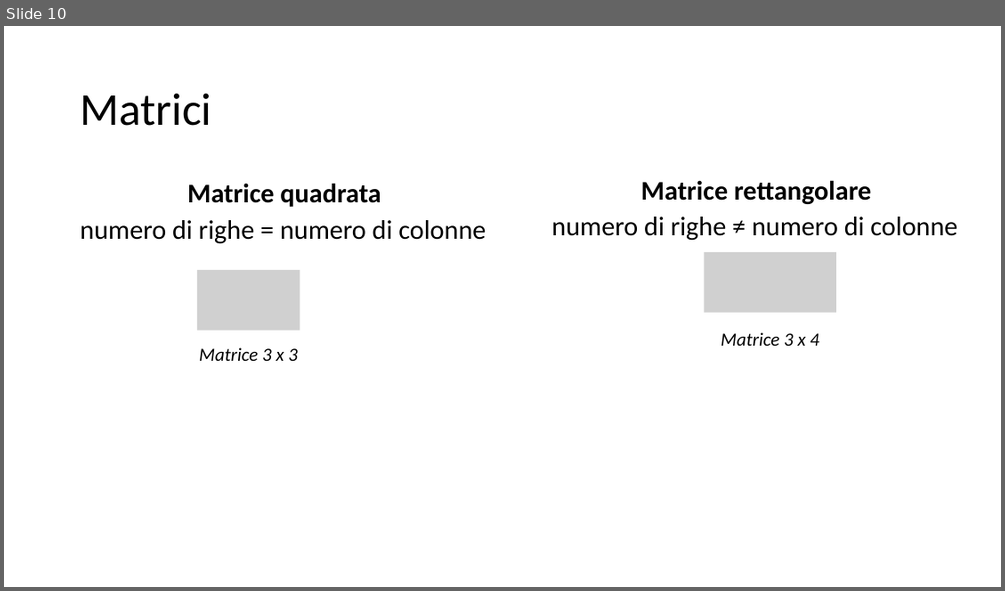
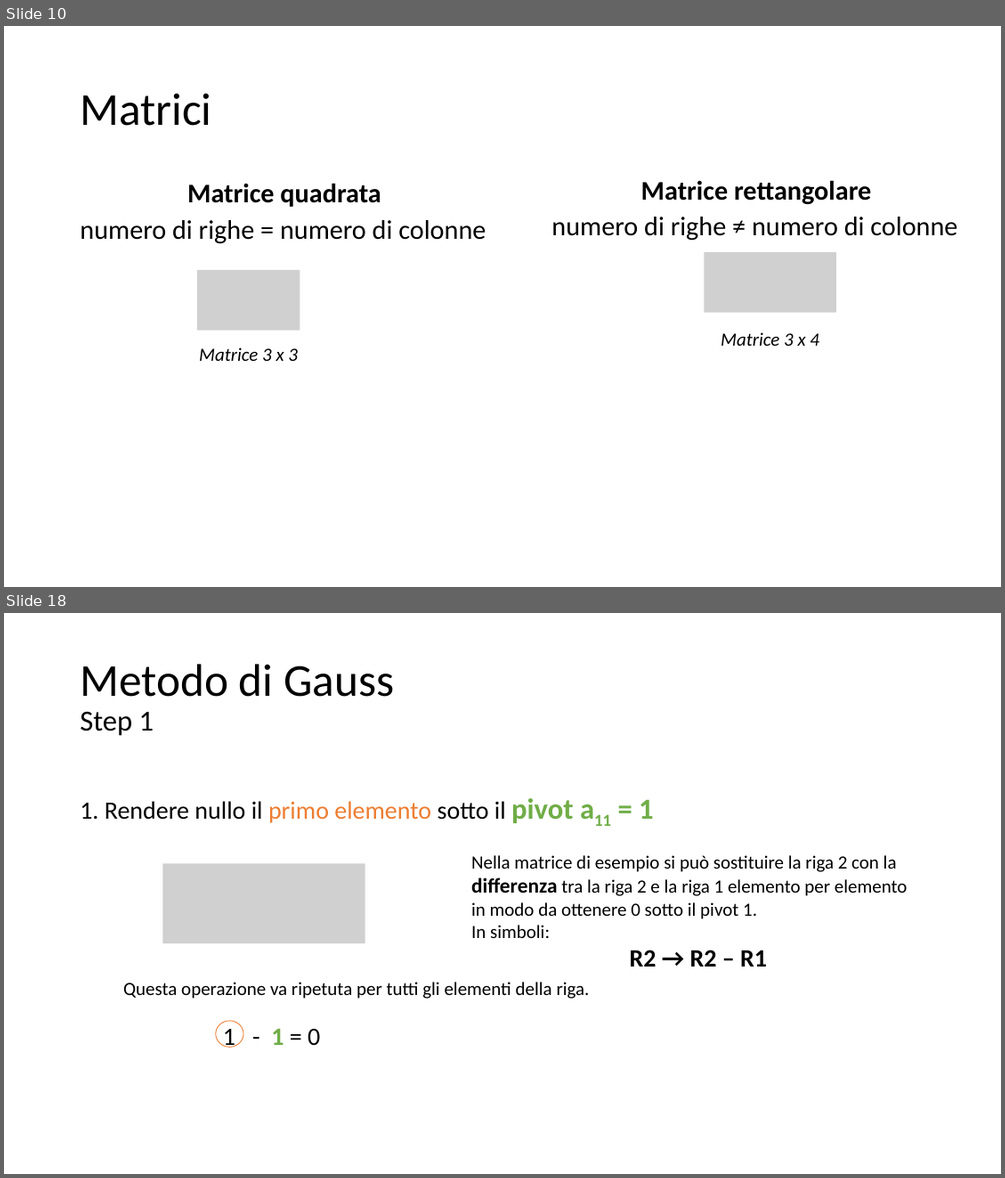
Before and after one commit to matteodelv/GaussLinearSystems, a slide deck: Presentazione.pptx. Shown one above the other, each under a label of ours: slide 10 before the commit, slides 10 and 18 after it; the slides between them are not shown. The pictures are 1005x591 and 1005x1178 pixels, drawn with LibreOffice and Linux fonts; fonts in the diff are those of the drawing; grey boxes stand for pictures. Boxes give left, top, right and bottom in pixels: in the first picture for what was removed or moved away, otherwise in the second. Text is boxed around its words. In the diff, an @@ line names an element or a change of style, - is before the commit and + after.

```diff
--- a/Presentazione.pptx
+++ b/Presentazione.pptx
@@ slide 18 added at (x1=4, y1=613, x2=1001, y2=1174), background #FFFFFF @@
@@ title added at (x1=80, y1=664, x2=394, y2=736), 44 pt, text #000000 @@
+Metodo di Gauss
+Step 1
@@ text added at (x1=80, y1=798, x2=654, y2=823), 24 pt, text #000000 @@
+1. Rendere nullo il primo elemento sotto il pivot a11 = 1
@@ picture added at (x1=162, y1=863, x2=365, y2=943) @@
@@ text added at (x1=471, y1=855, x2=907, y2=966), 18 pt, text #000000 @@
+Nella matrice di esempio si può sostituire la riga 2 con la differenza tra la riga 2 e la riga 1 elemento per elemento in modo da ottenere 0 sotto il pivot 1.
+In simboli:
+R2 → R2 – R1
@@ text added at (x1=123, y1=981, x2=590, y2=998), 18 pt, text #000000 @@
+Questa operazione va ripetuta per tutti gli elementi della riga.
@@ ellipse added at (x1=216, y1=1021, x2=243, y2=1046), outline #ED7D31 0.75 pt @@
@@ text added at (x1=223, y1=1029, x2=320, y2=1047), 24 pt, text #000000 @@
+1 - 1 = 0
```
Also in this commit, not shown: 3 slides changed, 24 other slides added.
